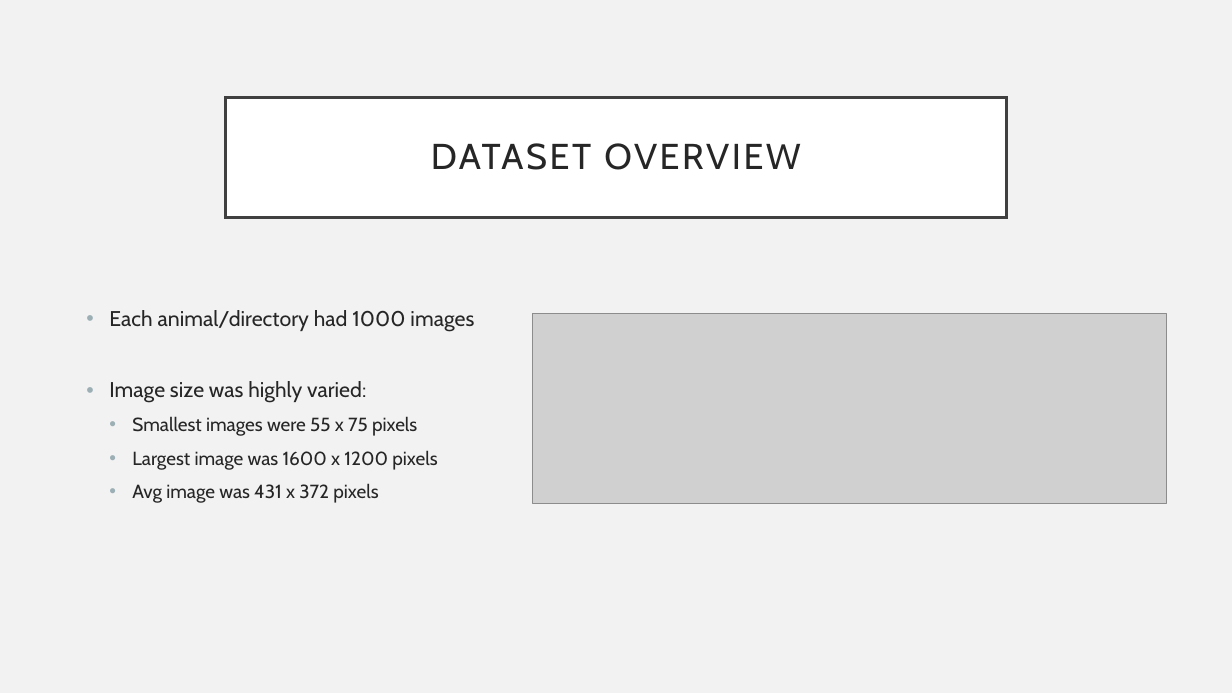
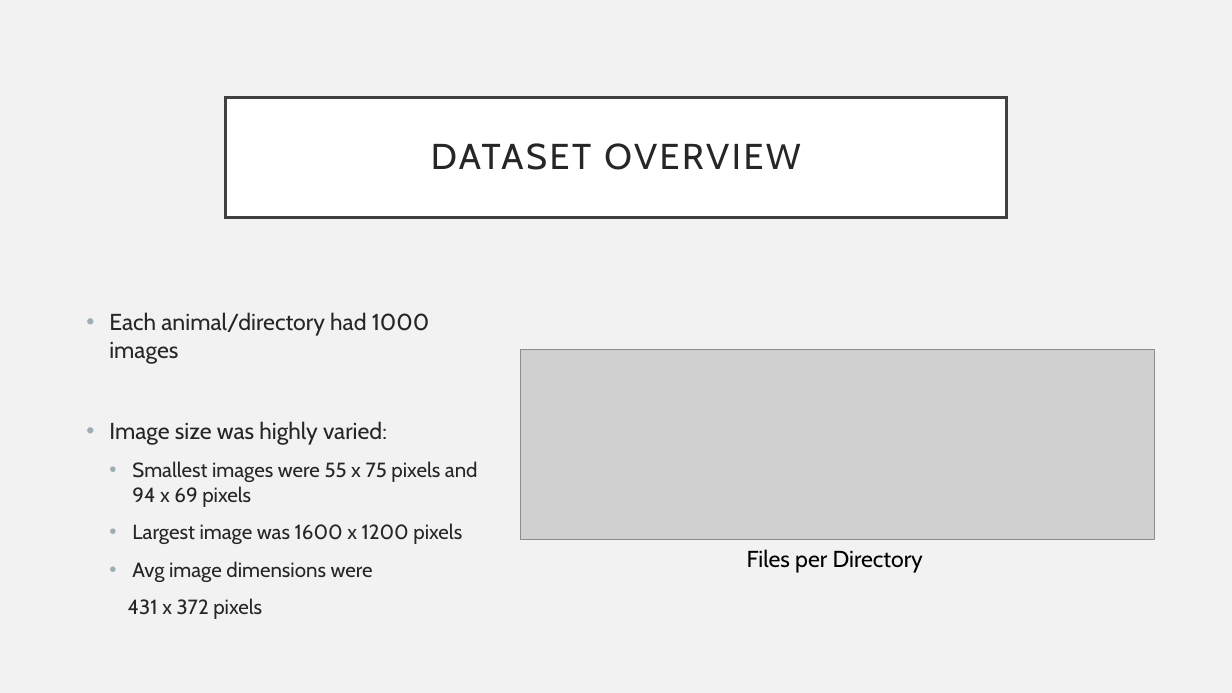
Before and after one commit to EZRA-DVLPR/MachineLearning-Comp542, a slide deck: slide 6 of group_proj/presentations/FinalPresentation.pptx (slide 5 before the commit). Drawn at 1232x693 pixels with LibreOffice and Linux fonts; fonts in the diff are those of the drawing; grey boxes stand for pictures. Boxes give left, top, right and bottom in pixels: in the first picture for what was removed or moved away, otherwise in the second. Text is boxed around its words. In the diff, an @@ line names an element or a change of style, - is before the commit and + after.

```diff
--- a/group_proj/presentations/FinalPresentation.pptx
+++ b/group_proj/presentations/FinalPresentation.pptx
@@ text at box(109, 312, 462, 544): size 16.6 to 18 pt in "Each animal/directory had 1000 images", "Image size was highly varied:"; size 14.8 to 16 pt in "Largest image was 1600 x 1200 pixels"; line spacing 0.9 to 1 @@
@@ picture: place and size @@
-picture at box(532, 313, 1166, 504)
+picture at box(521, 350, 1155, 541)
@@ text at box(132, 461, 478, 507): text changed; size 14.8 to 16 pt @@
-  • Smallest images were 55 x 75 pixels
+  • Smallest images were 55 x 75 pixels and 94 x 69 pixels
@@ text at box(128, 561, 373, 619): text changed; size 14.8 to 16 pt @@
-  • Avg image was 431 x 372 pixels
+  • Avg image dimensions were
+  431 x 372 pixels
@@ text added at box(747, 549, 923, 573), 18 pt, text #000000 @@
+Files per Directory
```
Also in this commit, not shown: 8 other slides changed, 30 slides added, 4 slides removed, 1 other file.
